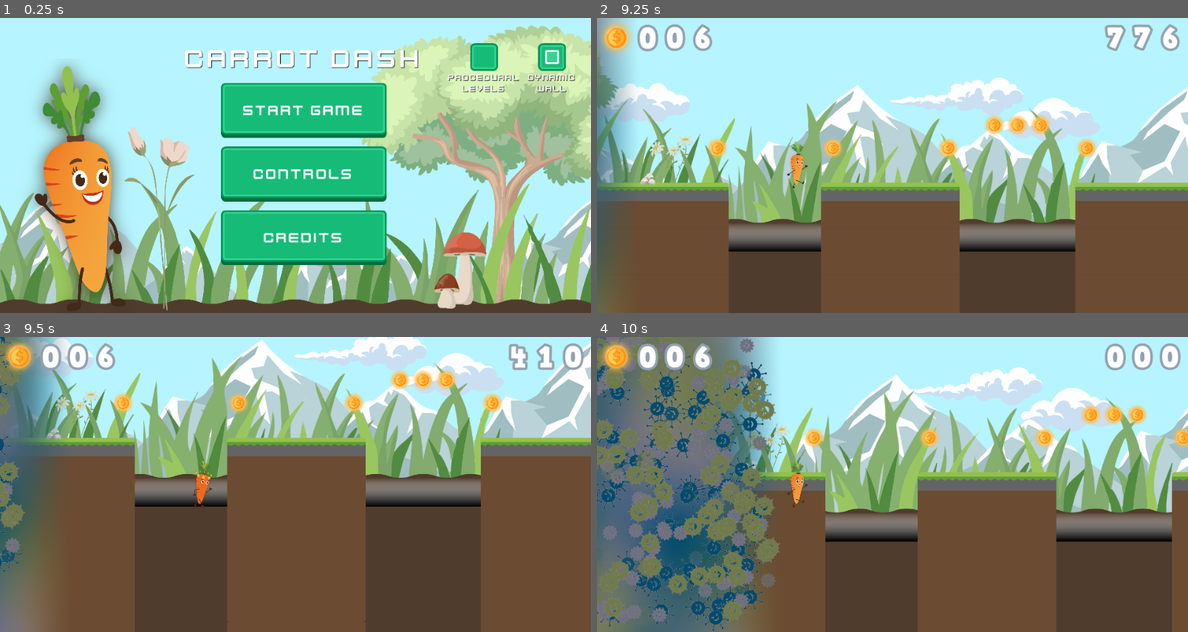
Above: before the commit, frames 1-4 (two rows, left to right).
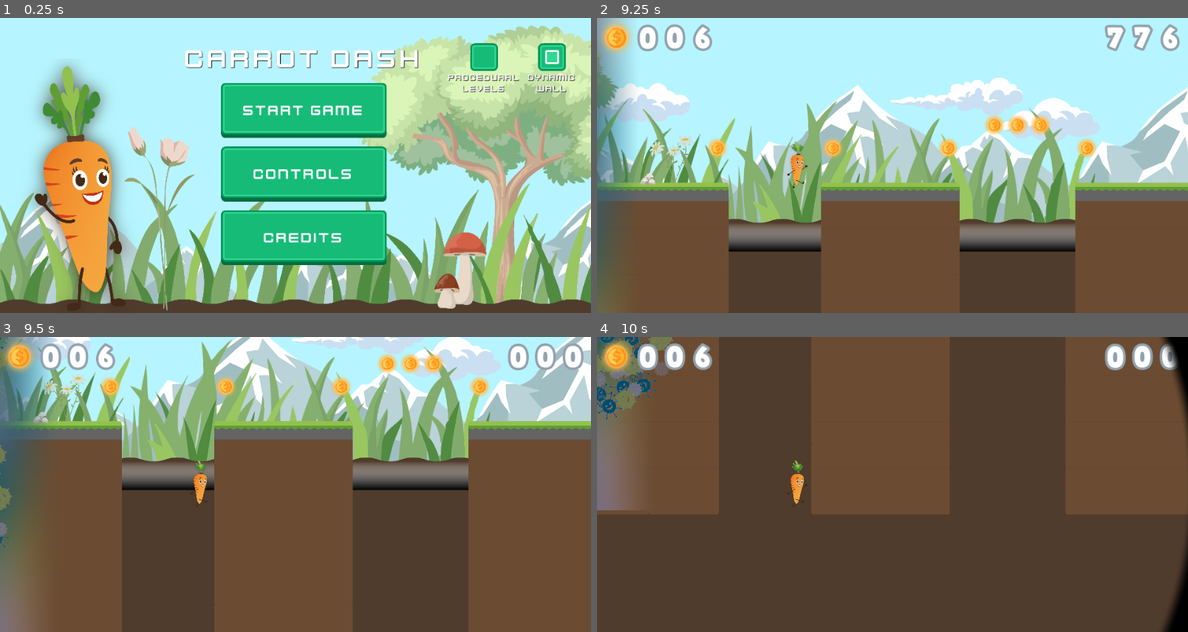
Above: after the commit, the same moments.

Repository: Levartar/Carrot-Dash
Game: Godot game, scene res://scripts/main_menu.tscn
Same seed, same stepped clock (60 frames per second), same inputs: the game is played once before the commit and once after it.
Inputs (mouse positions are in pixels of both pictures, inside the frame that each line leads up to):
- Up to frame 1 (0.25 s): no input
- Up to frame 2 (9.25 s): click "Start Game" at 0.5 s; click "Level 1" at 1.25 s; move the mouse to (862, 224) at 2.02 s; press the mouse at (862, 224) at 2.03 s; tap Space (jump) at 2.27, 2.57, 6.02, 6.32, 7.35, 7.52, 7.82, 8.27, 8.57 s; tap S (slide) at 2.3, 2.85, 3.8, 4.35, 5.1, 6.6, 8.85 s; move the mouse to (1069, 209) at 2.77 s; release the mouse at (1069, 209) at 2.78 s; click (1069, 209) at 3.05 s; move the mouse to (715, 121) at 3.52 s; press the mouse at (715, 121) at 3.53 s; move the mouse to (922, 165) at 4.27 s; release the mouse at (922, 165) at 4.28 s; click (922, 165) at 4.55 s; move the mouse to (803, 91) at 5.02 s; hold Space (jump) 5.03-5.78 s; move the mouse to (1022, 150) at 5.77 s; click (1022, 150) at 5.85 s; move the mouse to (774, 180) at 6.52 s; move the mouse to (951, 100) at 7.27 s; move the mouse to (862, 224) at 8.02 s; press the mouse at (862, 224) at 8.03 s; move the mouse to (1069, 209) at 8.77 s; release the mouse at (1069, 209) at 8.78 s; click (1069, 209) at 9.05 s
- Up to frame 3 (9.5 s): no input
- Up to frame 4 (10 s): move the mouse to (715, 440) at 9.52 s; press the mouse at (715, 440) at 9.53 s; tap S (slide) at 9.8 s

Frames 1-2 are identical in both runs. In frame 3, 37% of the frame differs, in the area x 0-100%, y 0-100%; in frame 4, 85%.

Commit message:
change holes -> to game over and changed damage color

Diff:
--- a/player.tscn
+++ b/player.tscn
@@ -11,7 +11,7 @@
 
 [sub_resource type="ShaderMaterial" id="ShaderMaterial_n7ghd"]
 shader = ExtResource("2_2hs0m")
-shader_parameter/color = Color(0.972549, 0.0941176, 0, 1)
+shader_parameter/color = Color(0.821366, 0.379164, 0.0566461, 1)
 shader_parameter/flashState = 0.0
 
 [sub_resource type="AtlasTexture" id="AtlasTexture_2hs0m"]
--- a/scripts/hole.gd
+++ b/scripts/hole.gd
@@ -3,9 +3,14 @@
 func _on_body_entered(body: Node2D) -> void:
 	if body.name == "Player":
 		#if !body.invulnerable:
-			body._on_damage_area_2d_body_entered(body)
-			teleport_to_marker(body)
-			get_node("/root/Game/MoldWall").slow_wall()
+			#body._on_damage_area_2d_body_entered(body)
+			#teleport_to_marker(body)
+			#body.loose_game(body)
+			#get_node("/root/Game/MoldWall").slow_wall()
+			body.loose_game(body)
+			body.gravity = -12
+			get_node("/root/Game/MoldWall").stop_wall()
+
 
 func teleport_to_marker(body: Node2D):
 	#body.global_position = body.last_safe_position
--- a/scripts/mold_wall.gd
+++ b/scripts/mold_wall.gd
@@ -34,6 +34,10 @@
 		await get_tree().create_timer(2.0).timeout
 		current_speed = speed
 
+func stop_wall():
+	if dynamic_wall:
+		current_speed = 0
+
 func _on_area_2d_body_entered(body: Node2D) -> void:
 	if body.name == "Player":
 		body.loose_game(body)
--- a/scripts/player.gd
+++ b/scripts/player.gd
@@ -6,7 +6,7 @@
 const slide_collider_pos_height = 65
 
 #Gameplay Consts
-const gravity = 48
+var gravity = 48
 const glide_gravity = 1
 const speed = 600
 const minSpeed = 400
--- a/swipe_mechanics.gd
+++ b/swipe_mechanics.gd
@@ -1,18 +1,19 @@
 extends Node2D
 
-var target = 100
+var distance = 100
 var startPos: Vector2
 var curPos: Vector2
-var swiping = false
+var start_time: float
+var threshold := 30
+var max_tap_duration := 0.2
 
-var threshold = 30
 
 func _process(delta: float) -> void:
 	if Input.is_action_just_pressed("press"):
 		startPos = get_viewport().get_mouse_position()
 	if Input.is_action_pressed("press"):
 		curPos = get_viewport().get_mouse_position()
-		if startPos.distance_to(curPos) >= target:
+		if startPos.distance_to(curPos) >= distance:
 			var swipe_vector = curPos - startPos
 			var vertical_distance = swipe_vector.y
 			if abs(vertical_distance) > threshold:  # Swipe threshold
@@ -26,3 +27,30 @@
 	if Input.is_action_just_released("press"):
 		Input.action_release("jump")
 		Input.action_release("slide")
+
+#func _process(delta: float) -> void:
+#	if Input.is_action_just_pressed("press"):
+#		startPos = get_viewport().get_mouse_position()
+#		start_time = Time.get_ticks_msec() / 1000.0
+#	if Input.is_action_pressed("press"):
+#		curPos = get_viewport().get_mouse_position()
+#		if startPos.distance_to(curPos) >= distance:
+#			var swipe_vector = curPos - startPos
+#			var horizontal_distance = swipe_vector.x
+#			if abs(horizontal_distance) > threshold:  # Swipe threshold
+#				if horizontal_distance < 0:
+#					print("Swipe Right")
+#					Input.action_press("slide")
+#					#Input.action_release("slide")
+#				else:
+#					print("Swipe Left")
+#					#Input.action_press("slide")
+#	if Input.is_action_just_released("press"):
+#		var duration = (Time.get_ticks_msec() / 1000.0) - start_time
+#		if distance < threshold and duration < max_tap_duration:
+#			print("Tap detected")
+#			Input.action_press("jump")
+#		else:
+#			Input.action_release("jump")
+#			Input.action_release("slide")
+#
